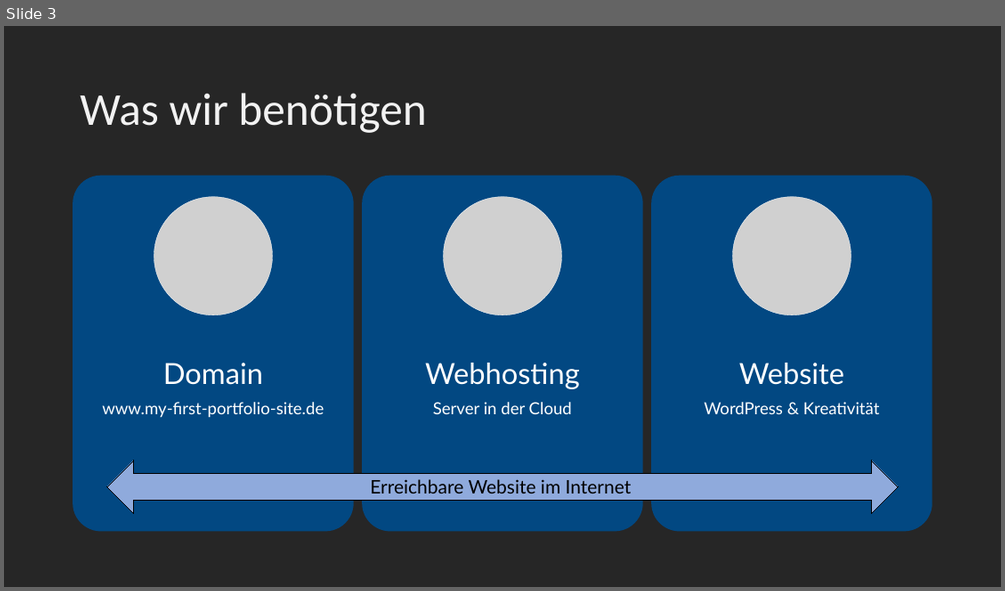
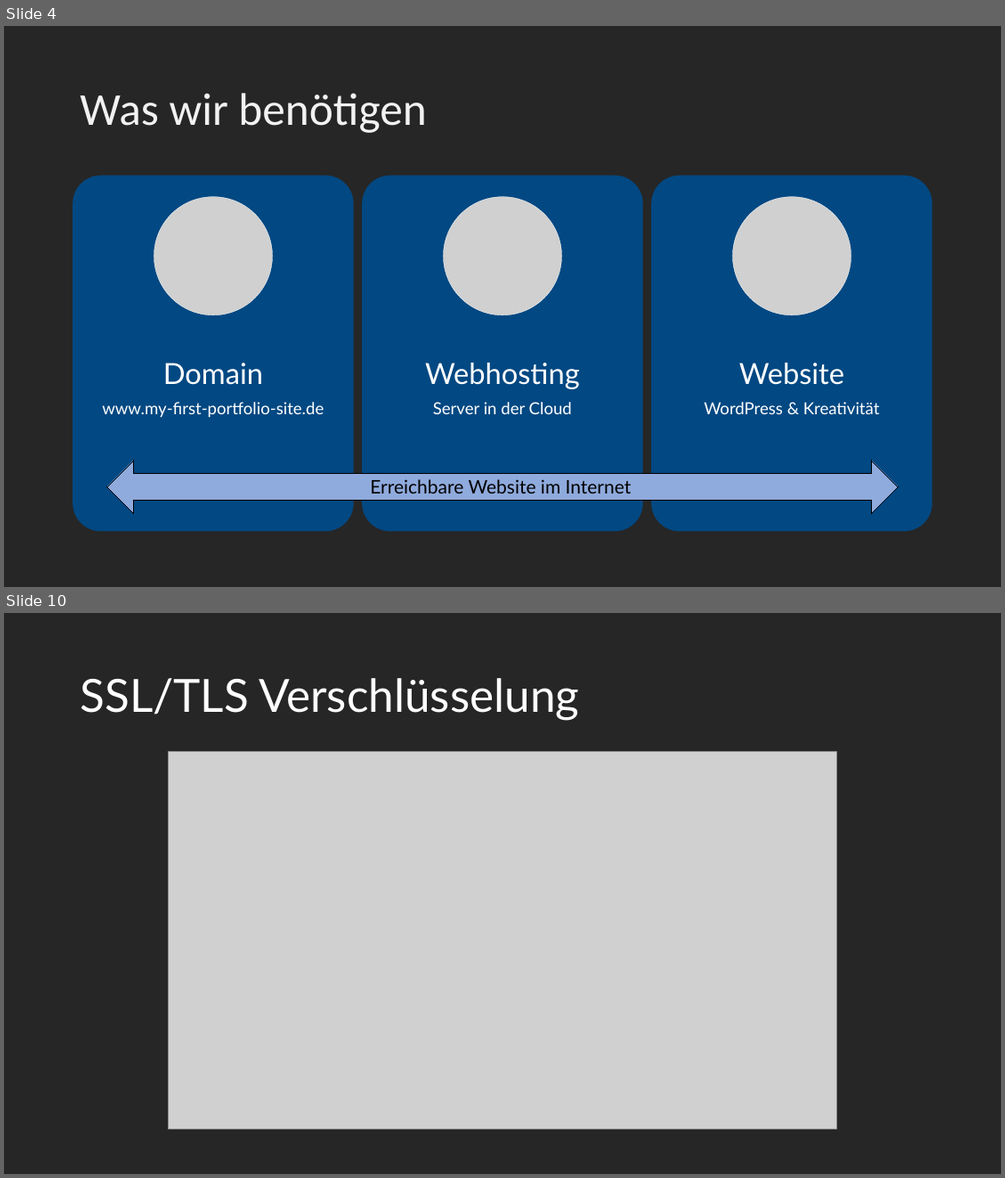
Before and after one commit to maximotus/skill-saturday-wordpress-portfolio-website, a slide deck: wordpress-portfolio-website-presentation.pptx. Shown one above the other, each under a label of ours: slide 3 before the commit, slides 4 and 10 after it; the slides between them are not shown. The pictures are 1005x591 and 1005x1178 pixels, drawn with LibreOffice and Linux fonts; fonts in the diff are those of the drawing; grey boxes stand for pictures. Boxes give left, top, right and bottom in pixels: in the first picture for what was removed or moved away, otherwise in the second. Text is boxed around its words. In the diff, an @@ line names an element or a change of style, - is before the commit and + after.

```diff
--- a/wordpress-portfolio-website-presentation.pptx
+++ b/wordpress-portfolio-website-presentation.pptx
@@ slide 10 added at [4,613,1001,1174], background #262626 @@
@@ title added at [80,678,579,720], 44 pt, text #FFFFFF @@
+SSL/TLS Verschlüsselung
@@ picture added at [169,751,836,1129] @@
@@ what was slide 3 is now slide 4 @@
```
Also in this commit, not shown: 2 slides changed, 6 other slides added.
